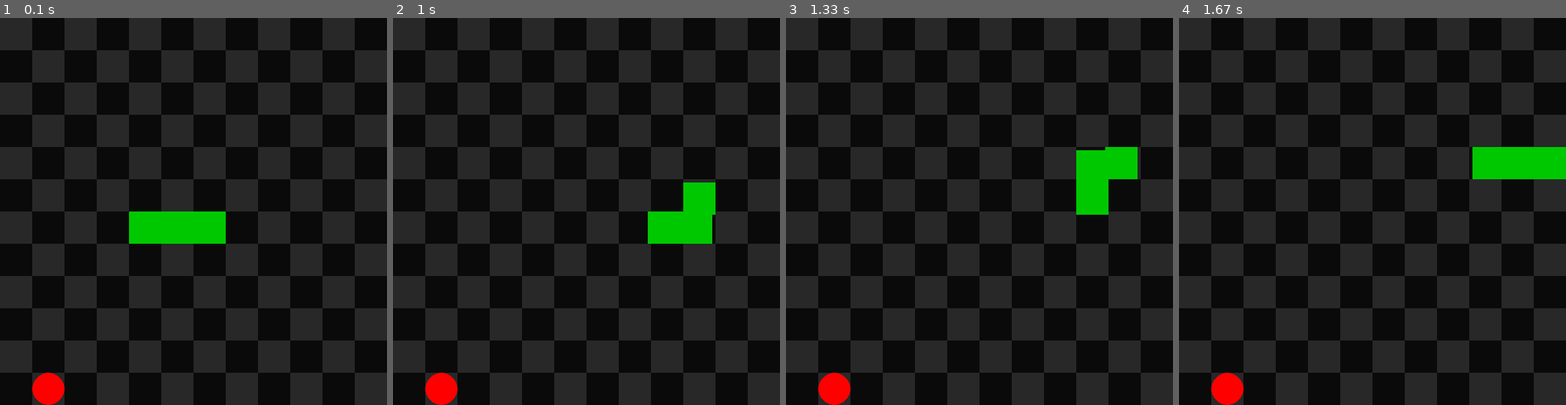
Above: before the commit, frames 1-4 (left to right).
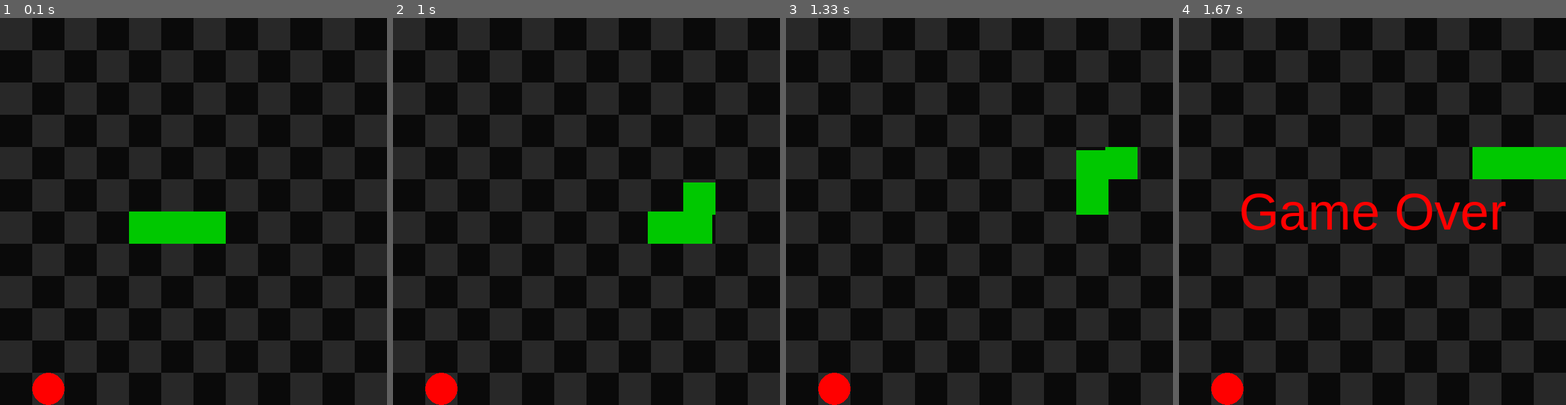
Above: after the commit, the same moments.

Repository: yesseruser/snake-pygame
Game: pygame game, started from main.py
Same seed, same stepped clock (60 frames per second), same inputs: the game is played once before the commit and once after it.
Inputs:
- Up to frame 1 (0.1 s): no input
- Up to frame 2 (1 s): hold Right 0.33-0.8 s; hold Up from 0.83 s (still down)
- Up to frame 3 (1.33 s): release Up at 1.13 s; hold Right from 1.17 s (still down)
- Up to frame 4 (1.67 s): release Right at 1.63 s

Frames 1-3 are identical in both runs. In frame 4, 2.0% of the frame differs, in the area x 16-85%, y 45-55%.

Commit message:
Fix for python 3.13

Diff:
--- a/main.py
+++ b/main.py
@@ -3,7 +3,9 @@
 # 3. jablka
 # 4. hráč (pohyb se zahnutím - normálně)
 # 5. kolize
-
+# 6. game over
+
+from typing import Self
 from collections import deque
 import random
 from enum import Enum
@@ -34,7 +36,7 @@
             case _:
                 return pygame.Vector2(vector.x, vector.y)
 
-    def invert(self) -> Direction:
+    def invert(self) -> Self:
         match self:
             case Direction.Up:
                 return Direction.Down
@@ -89,7 +91,7 @@
             elif self.direction == Direction.Nothing:
                 self.direction = Direction.Right
 
-    def eat_apple(self, apples: list[Apple]) -> bool:
+    def eat_apple(self) -> bool:
         """
         Sní jablko z listu apples, pokud s nějakým koliduje
         Vrátí True, pokud snědl, jinak False
@@ -141,7 +143,7 @@
             self.next_direction = Direction.Nothing
 
         # kolize s jablkem
-        if self.head().eat_apple(apples):
+        if self.head().eat_apple():
             pos = (
                 self.body[-1]
                 .direction.invert()
@@ -210,9 +212,21 @@
                     )
 
 
+def draw_text(text, color):
+    rendered = font.render(text, True, color)
+    win.blit(
+        rendered,
+        (
+            win.get_width() // 2 - rendered.get_width() // 2,
+            win.get_height() // 2 - rendered.get_height() // 2,
+        ),
+    )
+
+
 pygame.init()
 win = pygame.display.set_mode((TILE_COUNT * TILE_SIZE, TILE_COUNT * TILE_SIZE))
 clock = pygame.time.Clock()
+font = pygame.font.SysFont("Arial", 80)
 
 player = Snake((TILE_COUNT // 2) * TILE_SIZE, (TILE_COUNT // 2) * TILE_SIZE)
 apples = [Apple()]
@@ -247,8 +261,7 @@
         apple.draw()
 
     if player.is_game_over:
-        # game over
-        pass
+        draw_text("Game Over", (255, 0, 0))
 
     pygame.display.flip()
 
--- a/pyproject.toml
+++ b/pyproject.toml
@@ -3,7 +3,7 @@
 version = "0.1.0"
 description = "Add your description here"
 readme = "README.md"
-requires-python = ">=3.14"
+requires-python = ">=3.11"
 dependencies = [
     "debugpy>=1.8.20",
     "pygame>=2.6.1",
Not shown, changed: uv.lock
